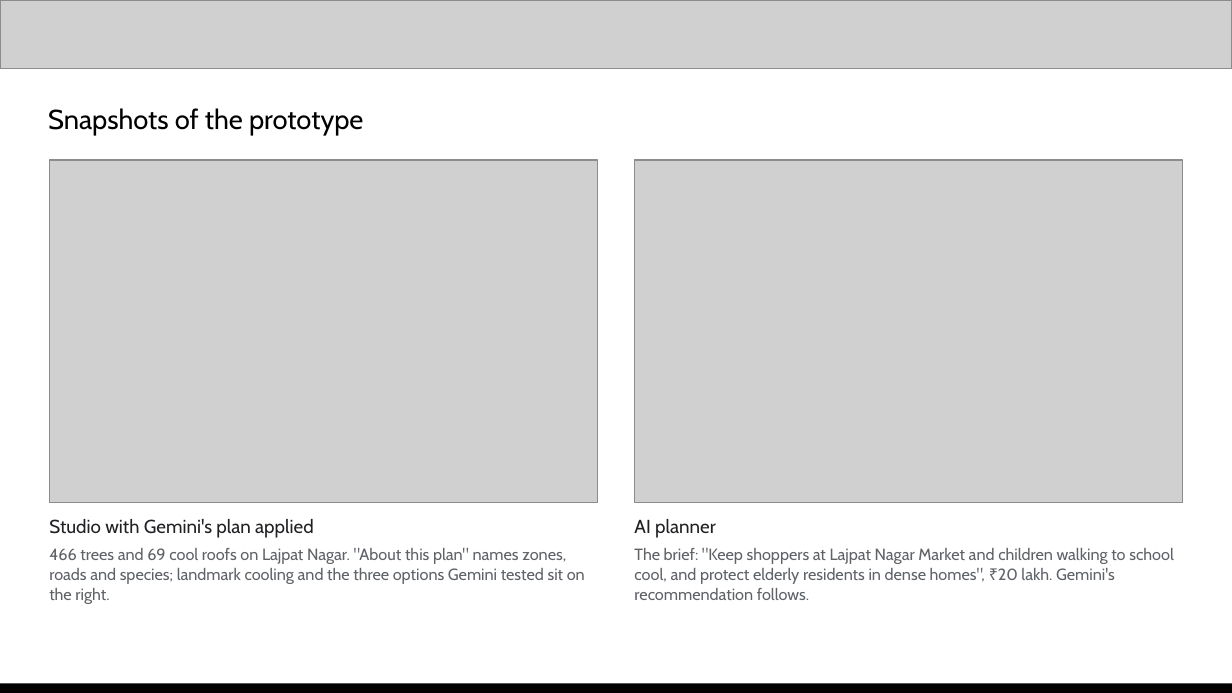
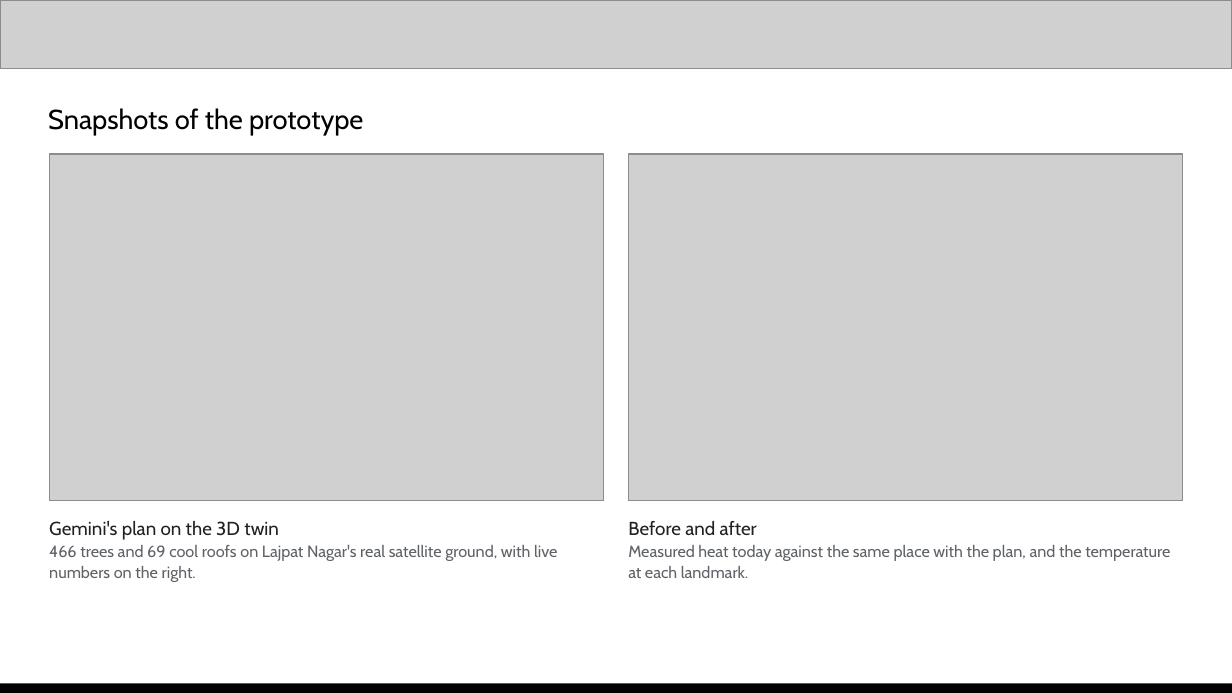
Before and after one commit to lohiyakeshav/LeafIt, a slide deck: slide 10 of docs/submission/LeafIt_Submission.pptx. Drawn at 1232x693 pixels with LibreOffice and Linux fonts; fonts in the diff are those of the drawing; grey boxes stand for pictures. Boxes give left, top, right and bottom in pixels: in the first picture for what was removed or moved away, otherwise in the second. Text is boxed around its words. In the diff, an @@ line names an element or a change of style, - is before the commit and + after.

```diff
--- a/docs/submission/LeafIt_Submission.pptx
+++ b/docs/submission/LeafIt_Submission.pptx
@@ picture: place and size @@
-picture at (49, 160, 598, 503)
+picture at (49, 154, 604, 500)
@@ picture: place and size @@
-picture at (634, 160, 1183, 503)
+picture at (628, 154, 1183, 500)
@@ text at (49, 521, 557, 582): text changed @@
-Studio with Gemini's plan applied
-466 trees and 69 cool roofs on Lajpat Nagar. "About this plan" names zones, roads and species; landmark cooling and the three options Gemini tested sit on the right.
+Gemini's plan on the 3D twin
+466 trees and 69 cool roofs on Lajpat Nagar's real satellite ground, with live numbers on the right.
@@ text added at (628, 521, 1170, 578), 9.5 pt, text #5F6368 @@
+Before and after
+Measured heat today against the same place with the plan, and the temperature at each landmark.
@@ text removed at (634, 519, 1174, 600) @@
-AI planner
-The brief: "Keep shoppers at Lajpat Nagar Market and children walking to school cool, and protect elderly residents in dense homes", ₹20 lakh. Gemini's recommendation follows.
```
Also in this commit, not shown: 10 other slides changed, 1 slide added, 1 slide removed, 2 other files.
